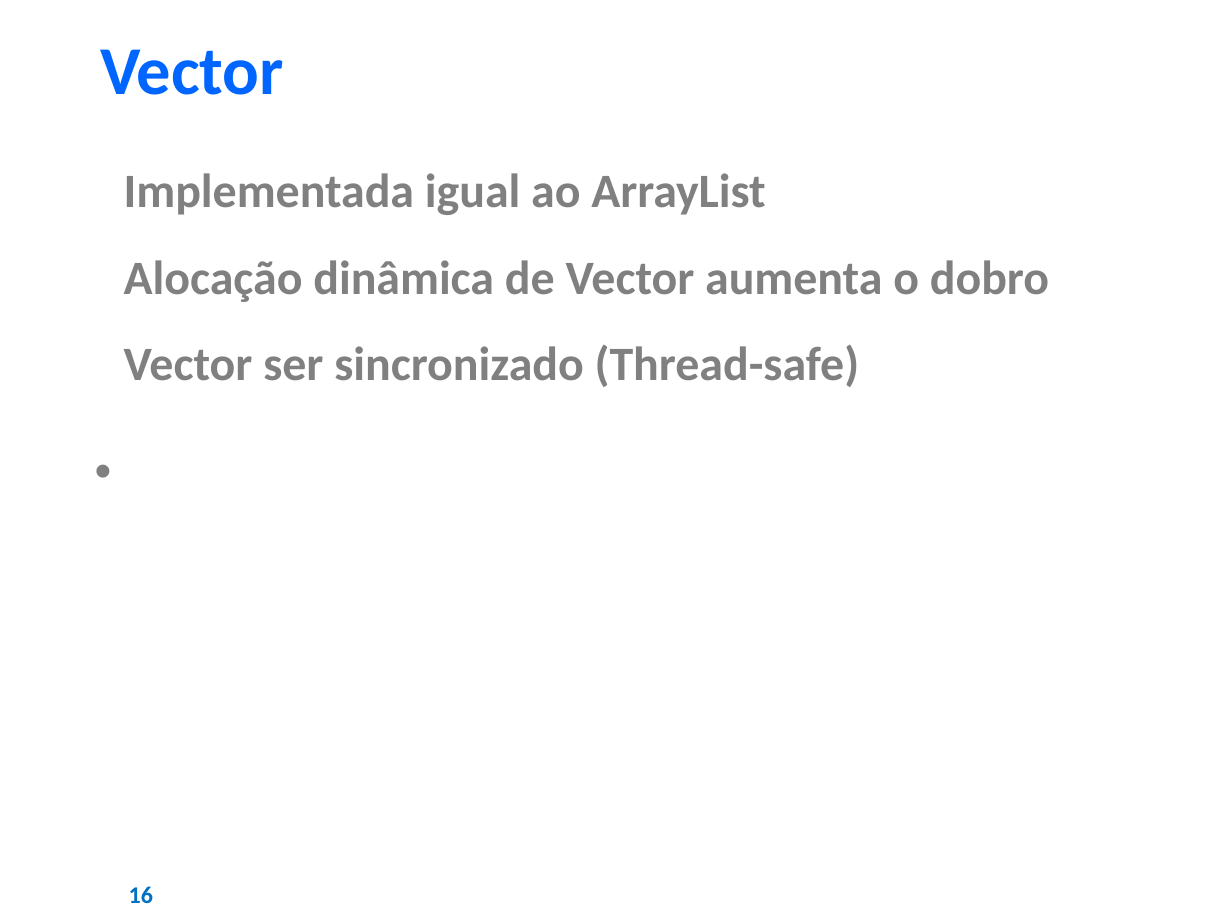
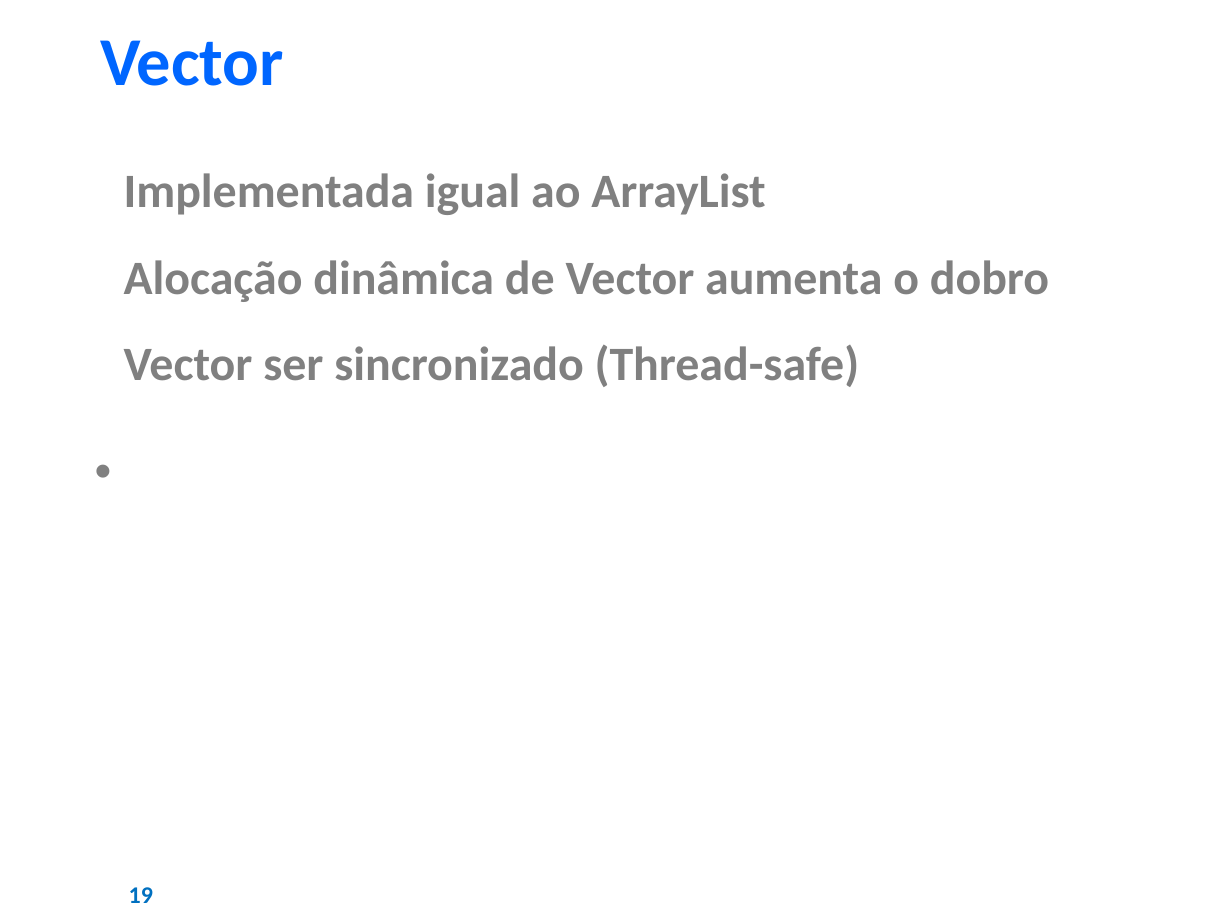
Before and after one commit to AJKFreitas/collections-learning, a slide deck: slide 19 of Estudos - Collections Framework.pptx (slide 16 before the commit). Drawn at 1232x924 pixels with LibreOffice and Linux fonts; fonts in the diff are those of the drawing; background and template pictures are left out. Boxes give left, top, right and bottom in pixels: in the first picture for what was removed or moved away, otherwise in the second. Text is boxed around its words. In the diff, an @@ line names an element or a change of style, - is before the commit and + after.

```diff
--- a/Estudos - Collections Framework.pptx
+++ b/Estudos - Collections Framework.pptx
@@ text "Vector": place and size @@
-text "Vector" at [100,49,284,95]
+text "Vector" at [100,40,284,86]
@@ page number at [129,887,153,903]: text changed @@
-16
+19
```
Also in this commit, not shown: 37 other slides changed, 8 slides added, 3 slides removed, 52 other files.
